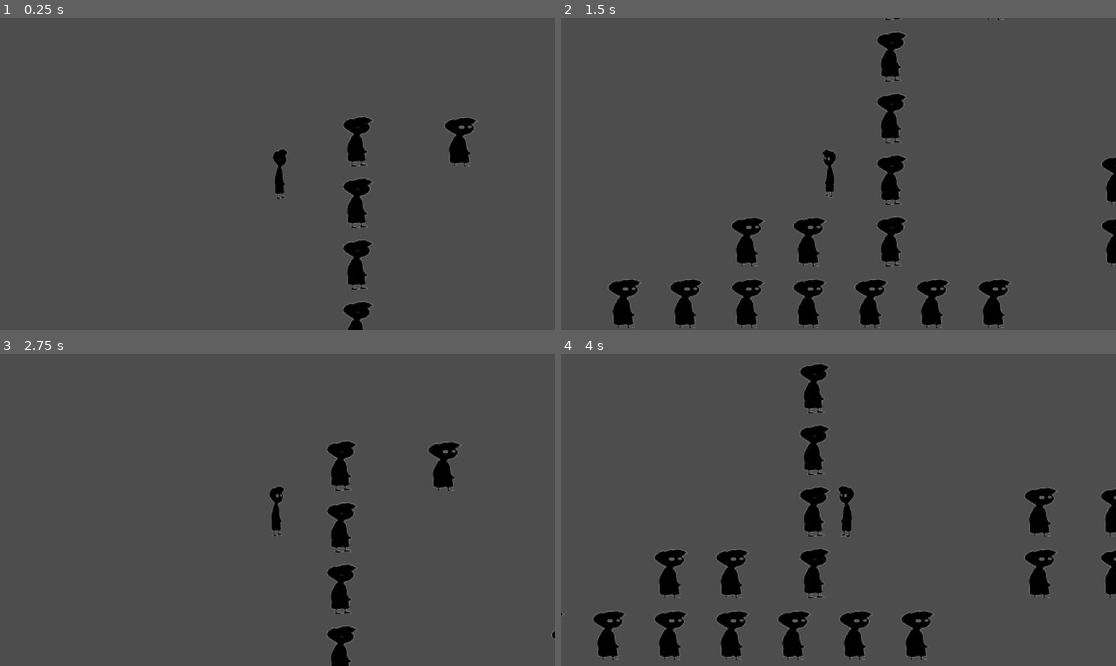
Above: before the commit, frames 1-4 (two rows, left to right).
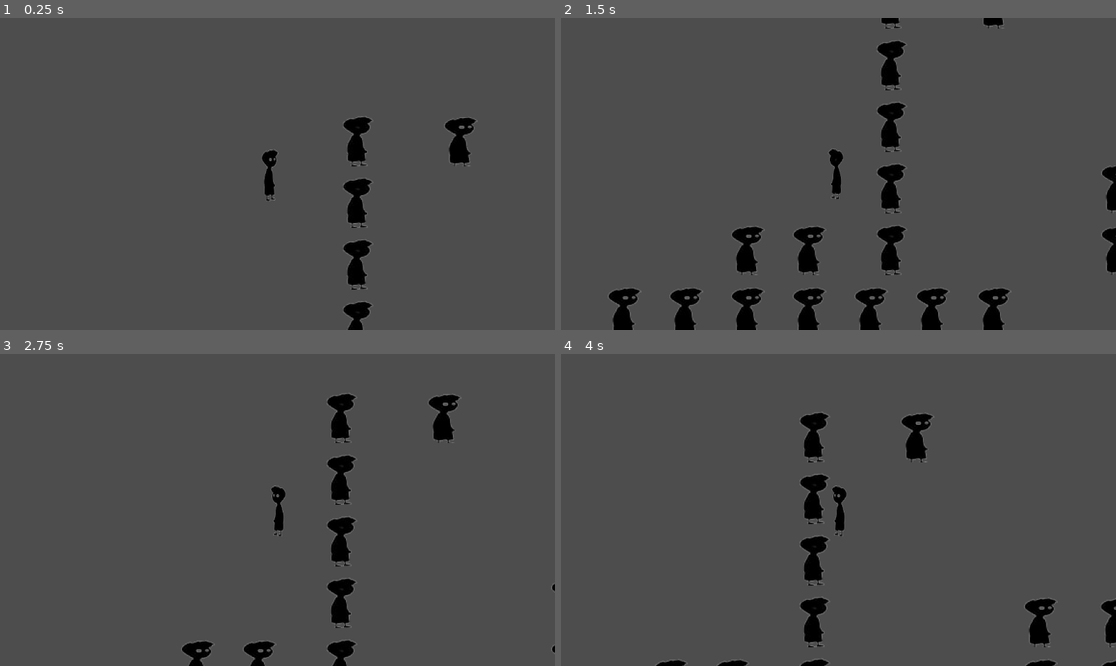
Above: after the commit, the same moments.

Repository: elfarhan/projectDark
Game: Godot game, scene res://scenes/main/Main.tscn
Two runs of this game, one before a commit and one after it. Both use one fixed random seed, a clock stepped at 60 frames per second and the inputs below.
Inputs:
- Up to frame 1 (0.25 s): no input
- Up to frame 2 (1.5 s): hold Space (Jump) 0.53-1.28 s; hold Right (Move_Right) from 0.53 s (still down); tap Space (Jump) at 1.35 s
- Up to frame 3 (2.75 s): tap Space (Jump) at 1.52, 1.82 s; release Right (Move_Right) at 2.03 s; hold Left (Move_Left) from 2.03 s (still down); hold Space (Jump) from 2.03 s (still down)
- Up to frame 4 (4 s): release Left (Move_Left) at 2.78 s; release Space (Jump) at 2.78 s; hold Right (Move_Right) from 2.78 s (still down); tap Space (Jump) at 2.85, 3.02, 3.32 s; hold Space (Jump) from 3.53 s (still down)

The runs differ from the first frame. In frame 1, 0.5% of the frame differs, in the area x 47-52%, y 41-59%; in frame 2, 5.9%; in frame 3, 4.1%; in frame 4, 9.8%, in the area x 0-100%, y 2-100%.

Commit message:
movement

Diff:
--- a/scenes/main/Main.tscn
+++ b/scenes/main/Main.tscn
@@ -136,7 +136,7 @@
 [node name="Camera2D" type="Camera2D" parent="Player"]
 
 [node name="Platform2" parent="." instance=ExtResource("1_idu7a")]
-position = Vector2(386, 588)
+position = Vector2(301, 531)
 
 [node name="Platform3" parent="." instance=ExtResource("1_idu7a")]
 position = Vector2(804, 585)
--- a/scenes/player/player.gd
+++ b/scenes/player/player.gd
@@ -1,10 +1,13 @@
 class_name Player
 extends CharacterBody2D
 
-@onready var coyote_timer = $CoyoteTimer
-@onready var jump_buffer_timer = $JumpBufferTimer
+# Coyote time
+const COYOTE_TIME = 0.2  # seconds
+var coyote_time_remaining = 0.0
 
-
+# Jump buffer (optional)
+const JUMP_BUFFER_TIME = .15
+var jump_buffer_remaining = 0.0
 
 
 @export_group("Movement")
@@ -14,10 +17,11 @@
 @export_range(0, 50) var turn_speed := 500.0
 
 @export_group("jump")
-@export_range(0, 5000) var jump_height := 900.0
+@export_range(0, 5000) var max_jump_height := 300.0
+@export_range(0, 5000) var min_jump_height := 200.0
 @export_range(0, 500) var jump_duration := 2.5
-var jump_speed = -2*jump_height/jump_duration
-var jump_cutoff_speed = jump_speed/4
+@onready var jump_speed = -sqrt(2*gravity*min_jump_height)
+@onready var jump_acceleration = gravity*(1-min_jump_height/max_jump_height)
 @export_range(0, 1000) var gravity := 900.0
 
 
@@ -30,7 +34,11 @@
 
 
 func jump():
+
 	velocity.y = jump_speed
+	jump_buffer_remaining = 0
+	coyote_time_remaining = 0
+	$AnimatedSprite2D.play("default") # jump sprite
 
 # Calculates the players movement depending on the context
 func _get_movement(decel: float, accel: float, turn: float, delta: float):
@@ -67,23 +75,28 @@
 
 
 func _physics_process(delta):
-	if not is_on_floor():
-		velocity.y += gravity* delta
 
+	if Input.is_action_just_pressed("Jump"):
+		if is_on_floor() or coyote_time_remaining > 0:
+			jump()
+		else:
+			jump_buffer_remaining = JUMP_BUFFER_TIME
+
+	if Input.is_action_pressed("Jump") and velocity.y < 0:
+		velocity.y -= jump_acceleration*delta
+
+	if is_on_floor():
+		coyote_time_remaining = COYOTE_TIME
+		if jump_buffer_remaining > 0:
+			jump()
+		_set_sprite_direction(sign(velocity.x))
 	else:
-		velocity.y = 0
-		if Input.is_action_just_pressed("Jump"):
-			jump()
-			$AnimatedSprite2D.play("default") # jump sprite
-	if Input.is_action_just_released("Jump") and velocity.y < jump_cutoff_speed:
-		velocity.y = jump_cutoff_speed
-	_set_sprite_direction(sign(velocity.x))
+		velocity.y += gravity * delta
+		jump_buffer_remaining -= delta
+		coyote_time_remaining -= delta
 
-
-	if velocity != Vector2.ZERO:
-		$AnimatedSprite2D.play("default")
-	else:
-		$AnimatedSprite2D.play("default")
+	#if Input.is_action_just_released("Jump") and velocity.y < jump_cutoff_speed:
+	#	velocity.y = jump_cutoff_speed
 
 	_get_movement(deceleration, acceleration, turn_speed, delta)
 	move_and_slide()
